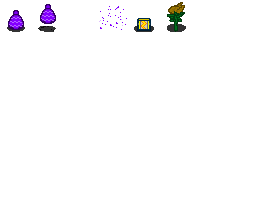
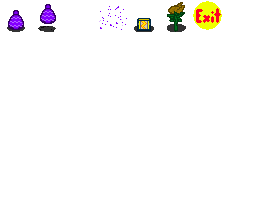
Two versions of the same layered image (256 × 224). Layer-by-layer changes:
renamed "IDLE_LEFT_2" to "Exit", painted on it over [left=196, top=8, right=221, bottom=23]
added layer "ExitBackground" above "IDLE_LEFT_1" over [left=193, top=1, right=222, bottom=30]
